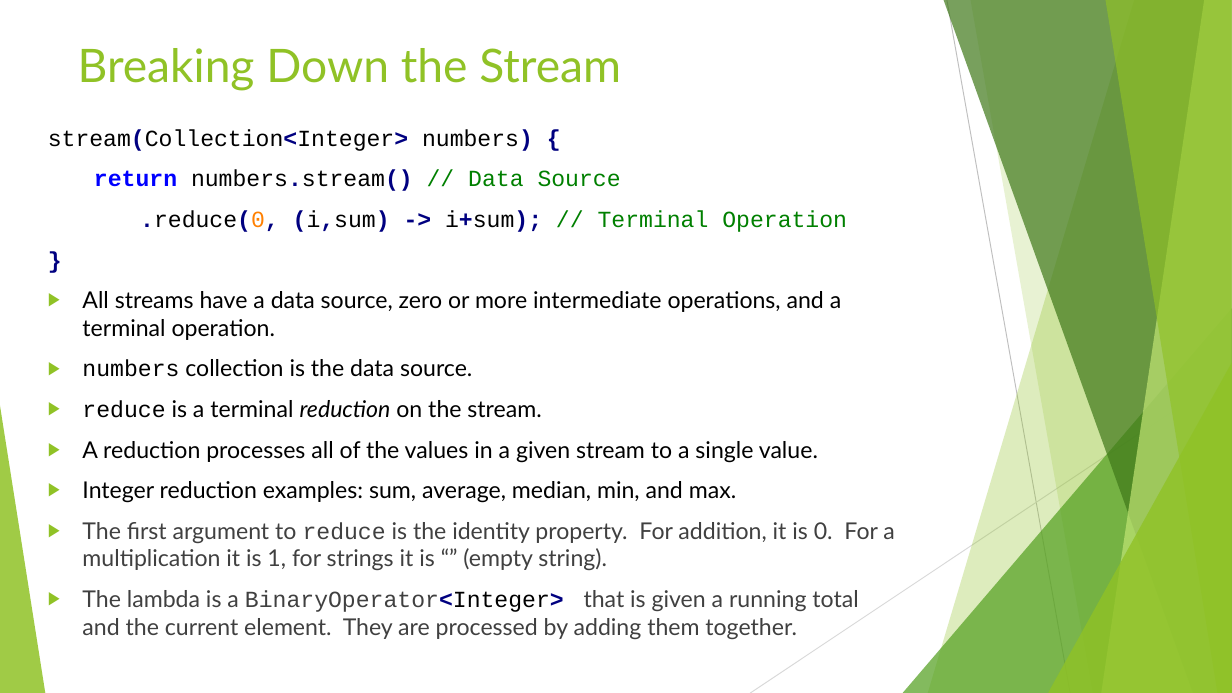
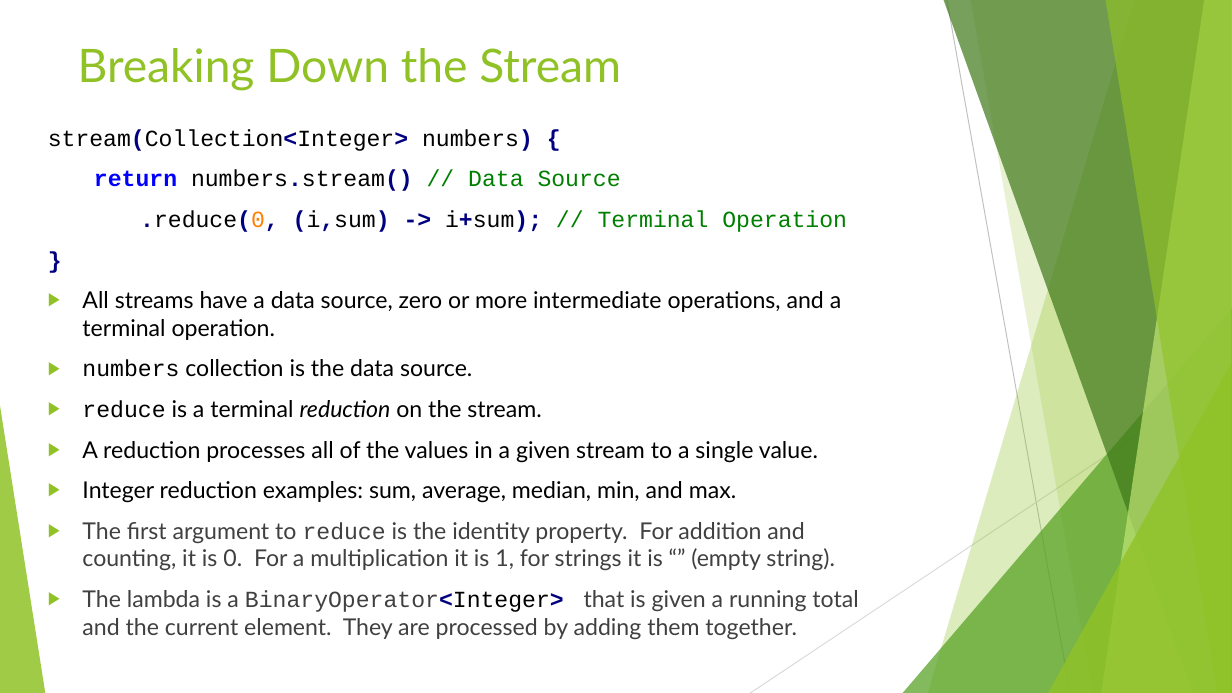
Before and after one commit to RichardRoda/2017-CodePaLOUsa-Lambda, a slide deck: slide 28 of Learning to Love the Lambda in the Stream.pptx (slide 27 before the commit). Drawn at 1232x693 pixels with LibreOffice and Linux fonts; fonts in the diff are those of the drawing. Boxes give left, top, right and bottom in pixels: in the first picture for what was removed or moved away, otherwise in the second. Text is boxed around its words. In the diff, an @@ line names an element or a change of style, - is before the commit and + after.

Commit message:
Add sponsors slide.  In the limit ... skip example, explain how the iterate method of Stream creates an infinite stream.

```diff
--- a/Learning to Love the Lambda in the Stream.pptx
+++ b/Learning to Love the Lambda in the Stream.pptx
@@ text at (x1=82, y1=522, x2=835, y2=570): text changed @@
-▶ The first argument to reduce is the identity property. For addition, it is 0. For a multiplication it is 1, for strings it is “” (empty string).
+▶ The first argument to reduce is the identity property. For addition and counting, it is 0. For a multiplication it is 1, for strings it is “” (empty string).
```
Also in this commit, not shown: 3 other slides changed, 1 slide added, 1 other file.
